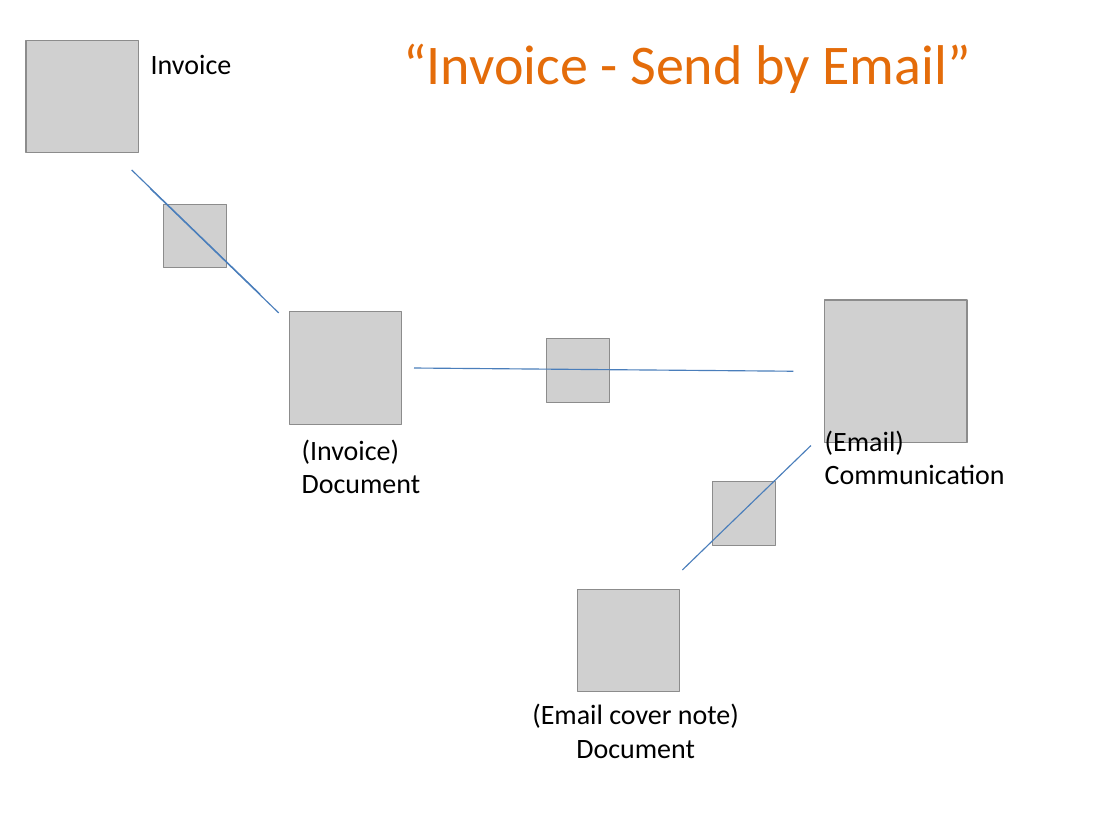
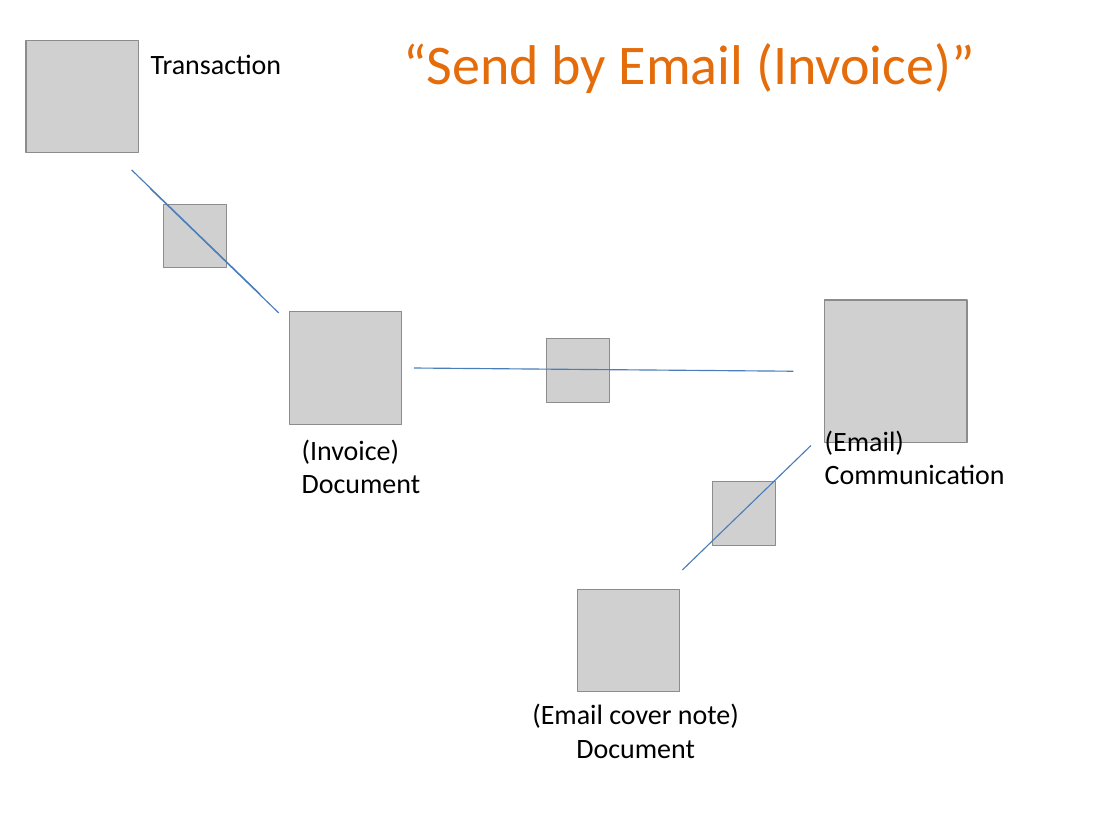
Before and after one commit to estatio/estatio, a slide deck: slide 10 of docs/docs-and-comms/attachments.pptx (slide 6 before the commit). Drawn at 1120x840 pixels with LibreOffice and Linux fonts; fonts in the diff are those of the drawing; grey boxes stand for pictures. Boxes give left, top, right and bottom in pixels: in the first picture for what was removed or moved away, otherwise in the second. Text is boxed around its words. In the diff, an @@ line names an element or a change of style, - is before the commit and + after.

```diff
--- a/docs/docs-and-comms/attachments.pptx
+++ b/docs/docs-and-comms/attachments.pptx
@@ text at [151,54,281,75]: text changed @@
-Invoice
+Transaction
@@ text at [403,43,975,93]: text changed @@
-“Invoice - Send by Email”
+“Send by Email (Invoice)”
```
Also in this commit, not shown: 14 other slides changed, 8 slides added, 2 slides removed.
